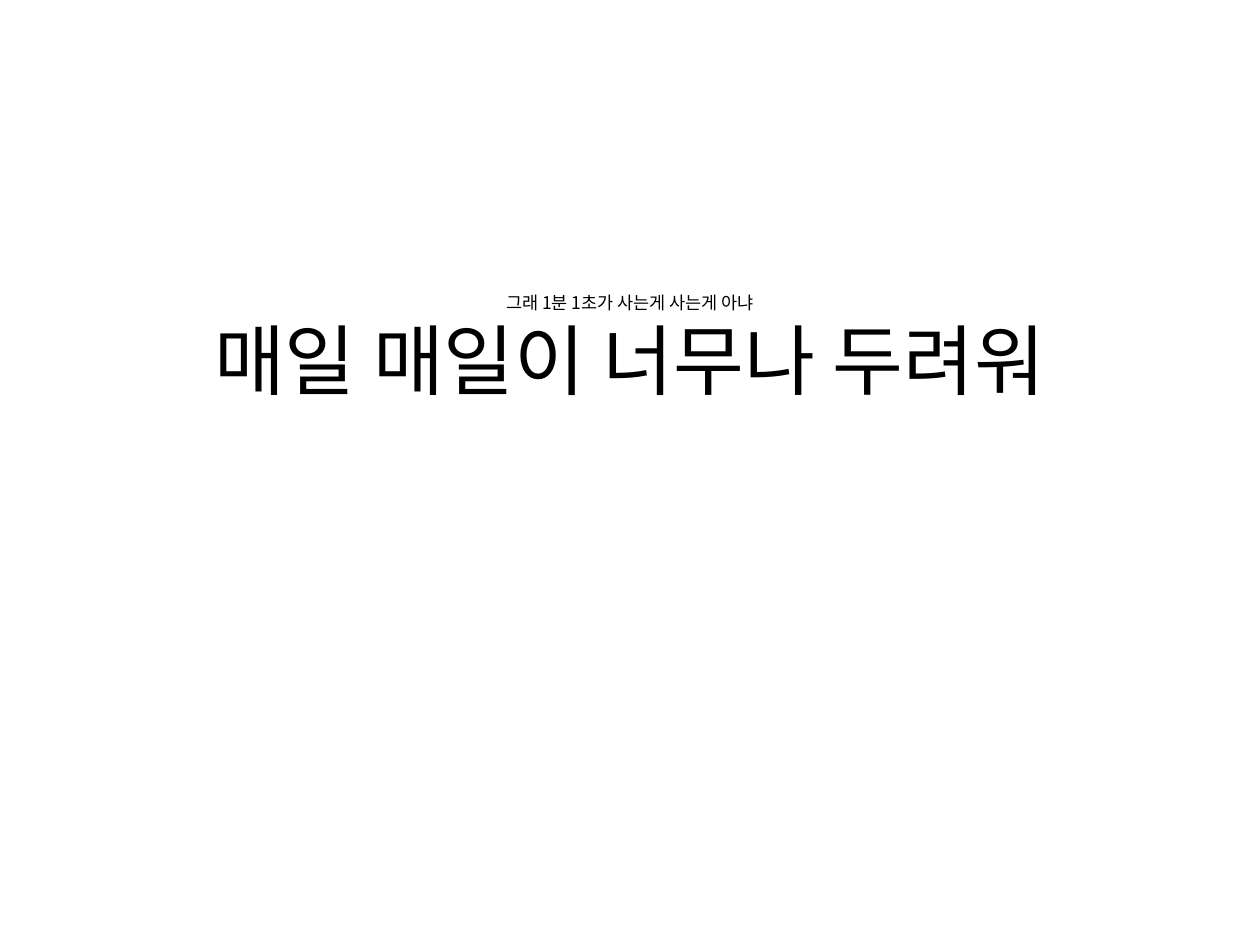
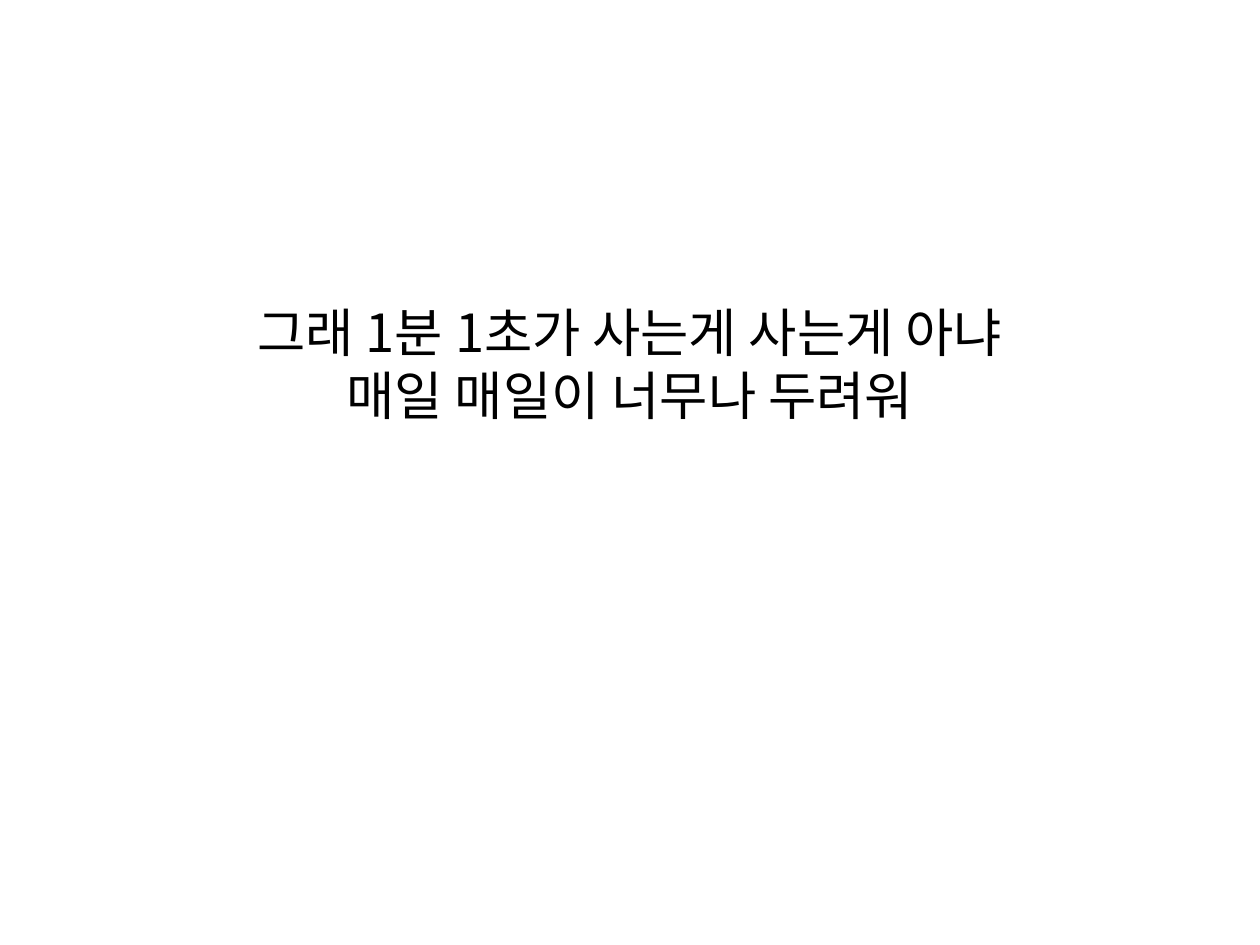
Before and after one commit to everydayday/pptTransform, a slide deck: slide 13 of Slide/add all slides1.pptx. Drawn at 1260x945 pixels with LibreOffice and Linux fonts; fonts in the diff are those of the drawing. Boxes give left, top, right and bottom in pixels: in the first picture for what was removed or moved away, otherwise in the second. Text is boxed around its words. In the diff, an @@ line names an element or a change of style, - is before the commit and + after.

```diff
--- a/Slide/add all slides1.pptx
+++ b/Slide/add all slides1.pptx
@@ title at [258,308,1003,419]: text changed; size 10 to 30 pt @@
-그래 1분 1초가 사는게 사는게 아냐
-매일 매일이 너무나 두려워
+그래 1분 1초가 사는게 사는게 아냐
+매일 매일이 너무나 두려워
```
Also in this commit, not shown: 39 other slides changed, 3 other files.
